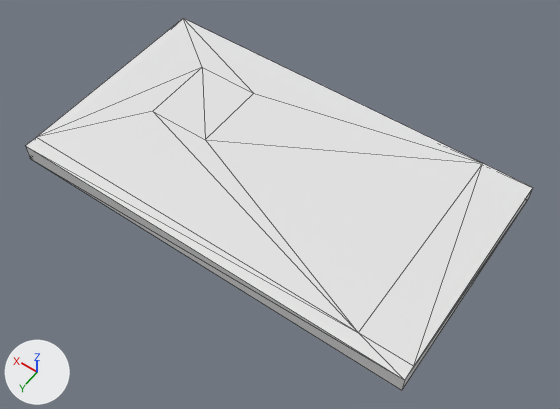
Before and after pictures for a commit that changed the glTF model src/assets/static/objects/wikipedia.glb.
The view is the same before and after, from a 50 mm camera at (-26.2, 35.4, 52.2) aimed at (-2.0, 1.6, -1.0). The lights are fixed; the arrows at lower left show +X, +Y and +Z. Mesh edges are drawn as thin lines. Vertices at the same position are counted once.
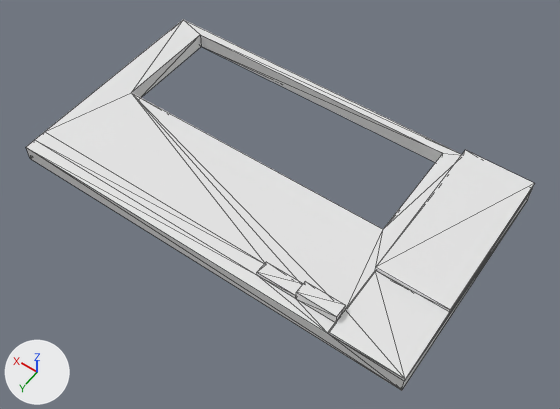
What the commit changed:
me_cube is used by ob_cube; location (-0.19, 0.0, 0.49); scale (19.2, -10.8, 0.838).
me_cube had 16 vertices, 28 faces and spanned x -1.0..1.0, y -1.0..1.0, z -1.0..1.0.
me_cube now has 46 vertices, 92 faces and spans x -1.0..1.0, y -1.0..1.0, z -1.0..2.0.
Part 1, on me_cube:
11 vertices are removed from x -1.0..1.0, y -1.0..1.0, z 1.0.
28 faces are deleted.
1 vertex moves from x 1.0, y 1.0, z 1.0 to x 1.0, y 1.0, z 0.83.
25 vertices are added at x -1.0..1.0, y -1.0..1.0, z -0.99..2.0.
9 new vertices lie (0.0, 0.11, 0.0) away from vertices in x -0.66..1.0, y -0.9, z 0.83..2.0.
7 new vertices lie (0.34, 0.0, 0.0) away from vertices in x -1.0, y -1.0..1.0, z 0.83..1.68.
92 new faces join them.

Changed parts and their boxes (x1, y1, x2, y2) in the pictures (560 x 409 px):
'Cube', reshaped: before (26, 18, 533, 391); after (26, 20, 535, 391)
